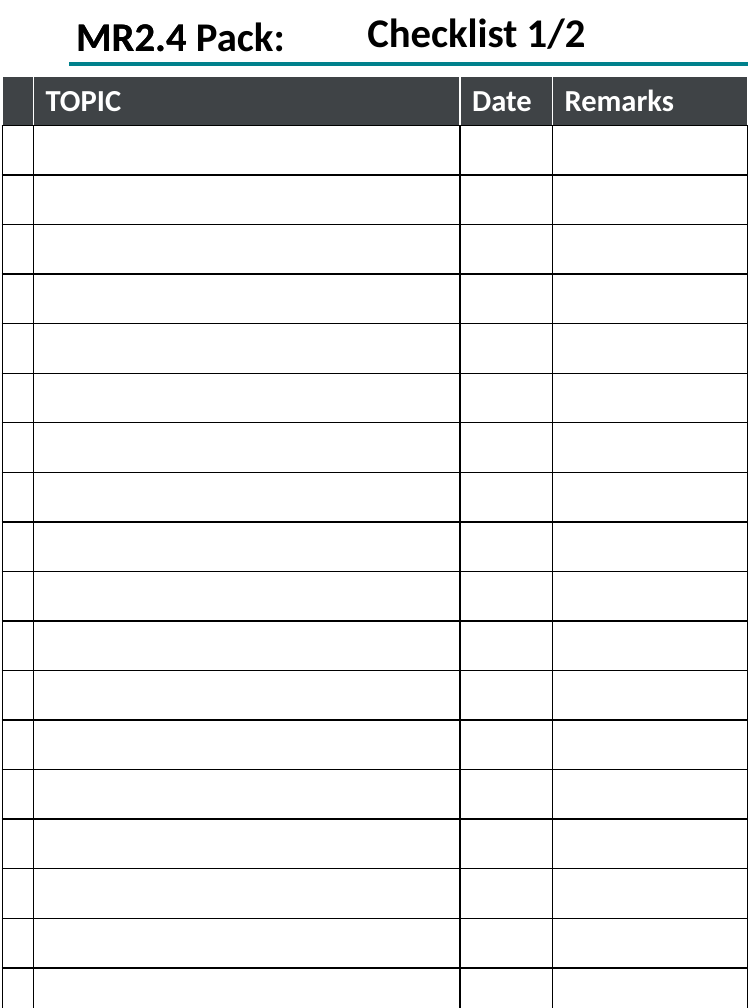
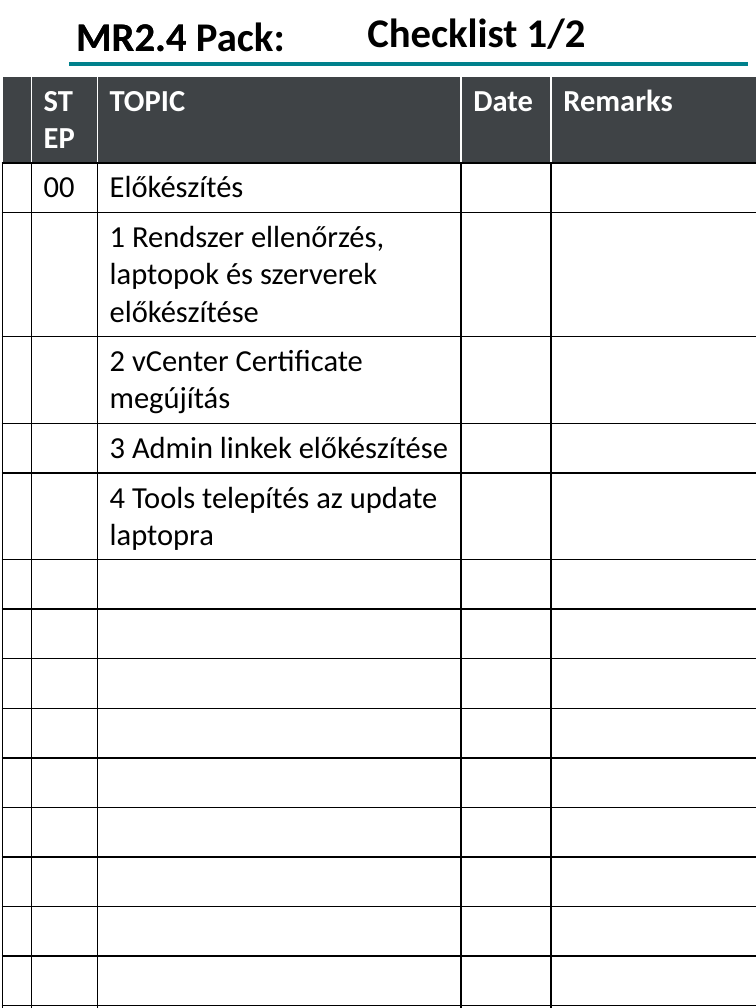
Before and after one commit to devilinside71/Onyx-Boox-Air-2-Plus-Templates, a slide deck: slide 2 of MR2.4/MR2.4_Full.pptx. Drawn at 756x1008 pixels with LibreOffice and Linux fonts; fonts in the diff are those of the drawing; background and template pictures are left out. Boxes give left, top, right and bottom in pixels: in the first picture for what was removed or moved away, otherwise in the second. Text is boxed around its words. In the diff, an @@ line names an element or a change of style, - is before the commit and + after.

```diff
--- a/MR2.4/MR2.4_Full.pptx
+++ b/MR2.4/MR2.4_Full.pptx
@@ table at (x1=2, y1=76, x2=756, y2=1008) @@
-column 2: TOPIC |  |  |  |  |  |  |  |  |  |  |  |  |  |  |  |  |  | 
+column 2: STEP | 00 |  |  |  |  |  |  |  |  |  |  |  |  |  |  |  |  | 
+column 3: TOPIC | Előkészítés | 1 Rendszer ellenőrzés, laptopok és szerverek előkészítése | 2 vCenter Certificate megújítás | 3 Admin linkek előkészítése | 4 Tools telepítés az update laptopra |  |  |  |  |  |  |  |  |  |  |  |  | 
@@ table resized from (x1=2, y1=76, x2=749, y2=1008) to (x1=2, y1=76, x2=756, y2=1008) @@
```
Also in this commit, not shown: 2 slides added, 4 other files.
